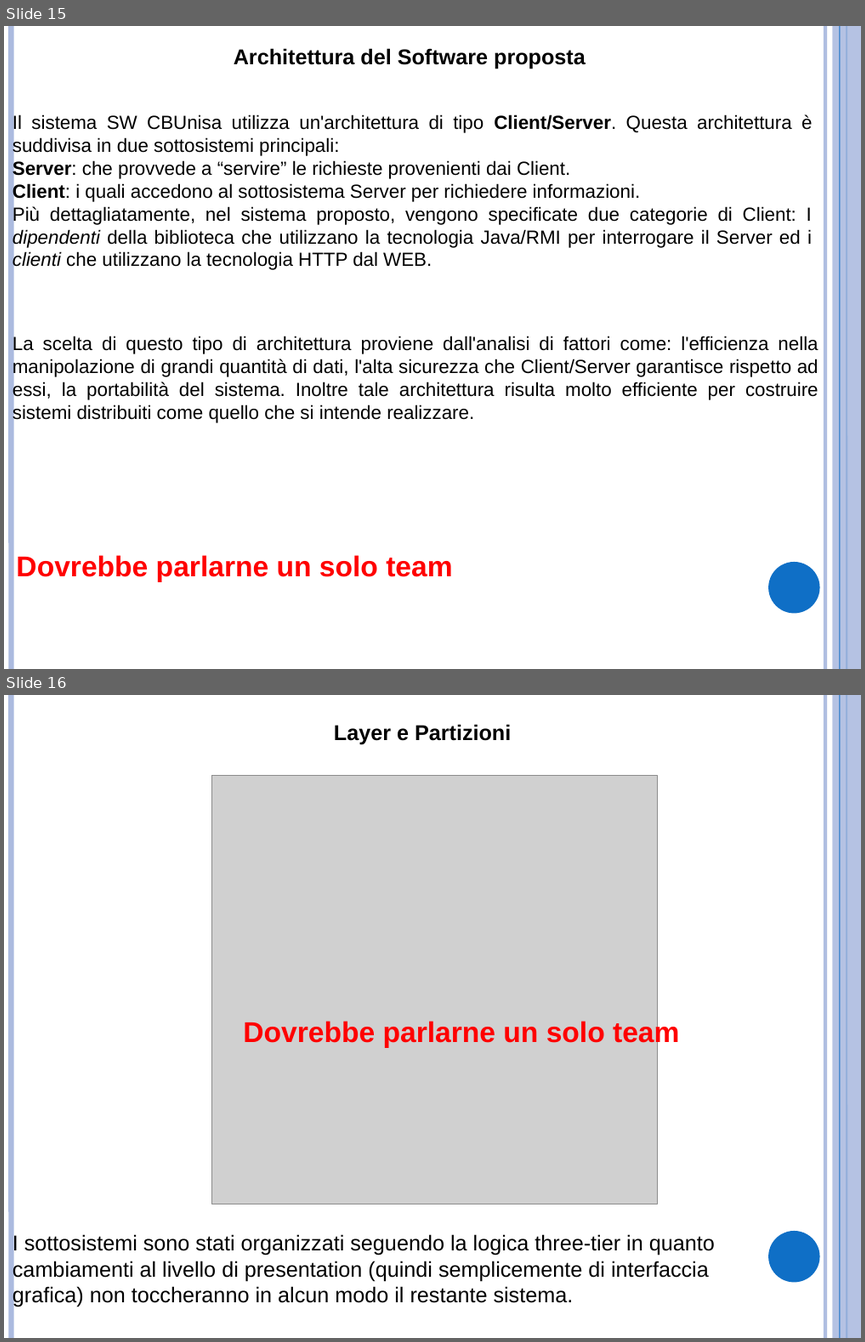
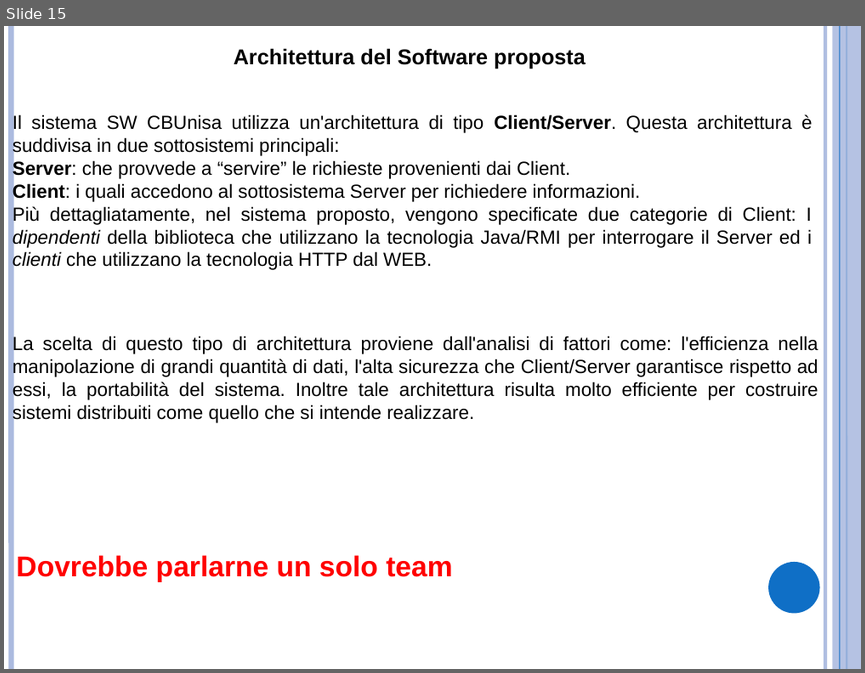
Before and after one commit to ammirate/at-silo, a slide deck: Presentazione/Esempio/Presentazione CBunisa_Esempio.pptx. Shown one above the other, each under a label of ours: slides 15 and 16 before the commit, slide 15 after it. The pictures are 865x1342 and 865x673 pixels, drawn with LibreOffice and Linux fonts; fonts in the diff are those of the drawing; grey boxes stand for pictures. Boxes give left, top, right and bottom in pixels: in the first picture for what was removed or moved away, otherwise in the second. Text is boxed around its words. In the diff, an @@ line names an element or a change of style, - is before the commit and + after.

```diff
--- a/Presentazione/Esempio/Presentazione CBunisa_Esempio.pptx
+++ b/Presentazione/Esempio/Presentazione CBunisa_Esempio.pptx
@@ slide 16 removed at (4, 695, 861, 1338), background #FFFFFF; not listed: 6 template elements that a slide beside it also shows @@
@@ text removed at (334, 724, 511, 745) @@
-Layer e Partizioni
@@ picture removed at (211, 776, 657, 1204) @@
@@ text removed at (243, 1019, 679, 1048) @@
-Dovrebbe parlarne un solo team
@@ text removed at (12, 1233, 715, 1306) @@
-I sottosistemi sono stati organizzati seguendo la logica three-tier in quanto cambiamenti al livello di presentation (quindi semplicemente di interfaccia grafica) non toccheranno in alcun modo il restante sistema.
```
Also in this commit, not shown: 3 slides changed.
